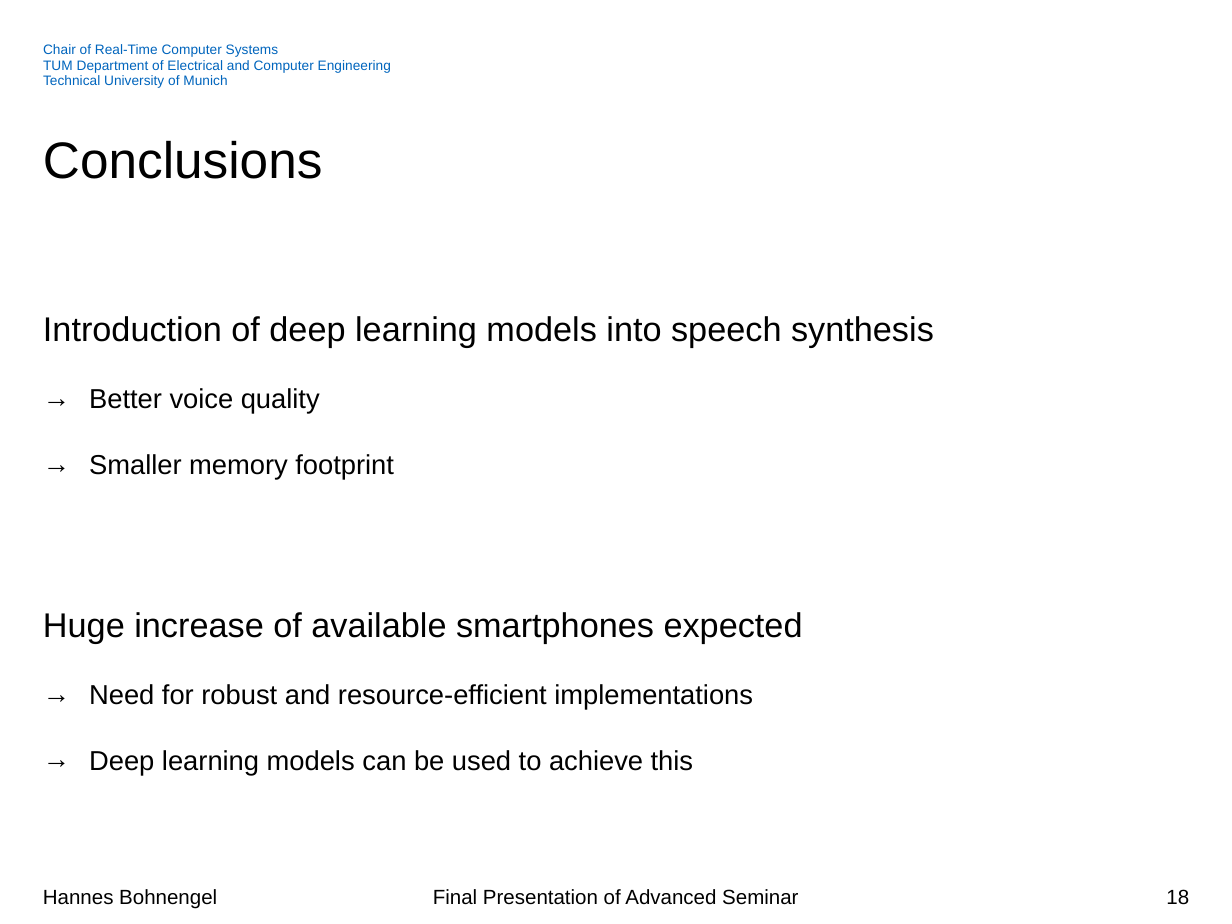
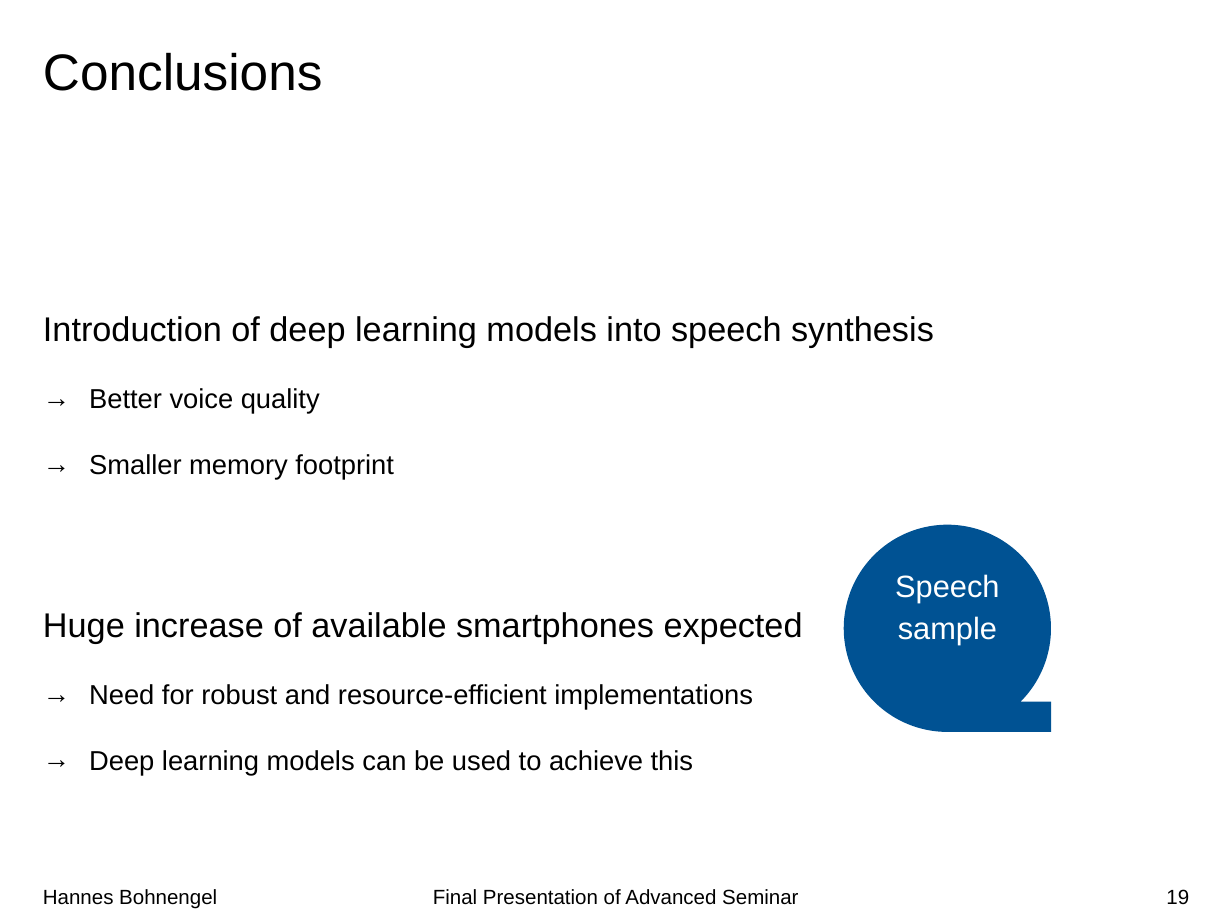
Before and after one commit to hannesb0/deeplearning, a slide deck: slide 19 of pres/Final_Presentation_V02.pptx (slide 18 before the commit). Drawn at 1232x924 pixels with LibreOffice and Linux fonts; fonts in the diff are those of the drawing; background and template pictures are left out. Boxes give left, top, right and bottom in pixels: in the first picture for what was removed or moved away, otherwise in the second. Text is boxed around its words. In the diff, an @@ line names an element or a change of style, - is before the commit and + after.

```diff
--- a/pres/Final_Presentation_V02.pptx
+++ b/pres/Final_Presentation_V02.pptx
@@ title "Conclusions": place and size @@
-title "Conclusions" at bbox=[43, 140, 322, 179]
+title "Conclusions" at bbox=[43, 52, 322, 91]
@@ text removed at bbox=[43, 44, 391, 88] @@
-Chair of Real-Time Computer Systems
-TUM Department of Electrical and Computer Engineering
-Technical University of Munich
@@ flow chart magnetic tape added at bbox=[844, 525, 1051, 732], fill #005293, 18 pt, text #FFFFFF @@
+Speech sample
@@ page number at bbox=[1166, 889, 1189, 904]: text changed @@
-18
+19
```
Also in this commit, not shown: 22 other slides changed, 1 slide added, 6 other files.
